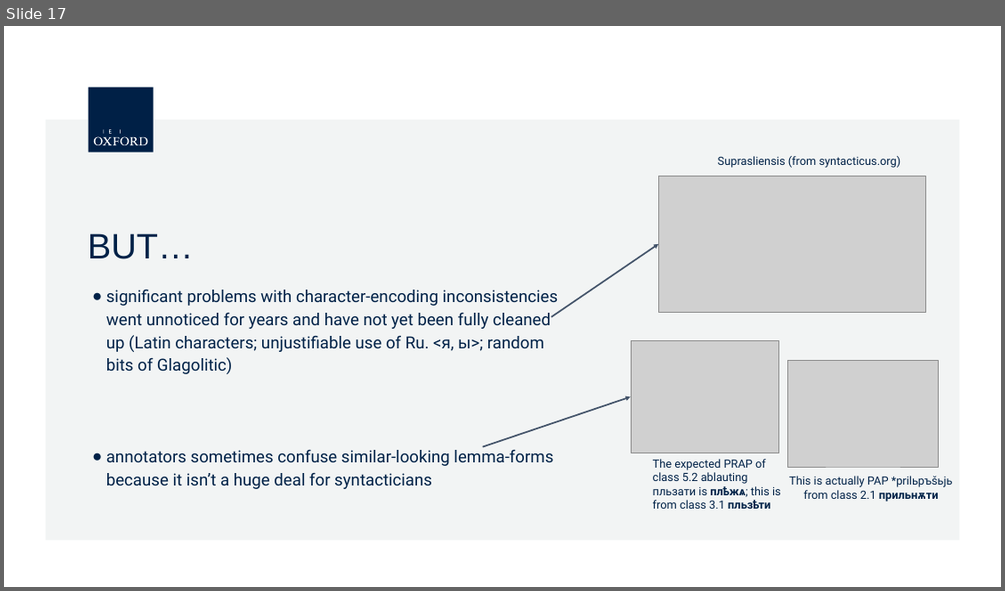
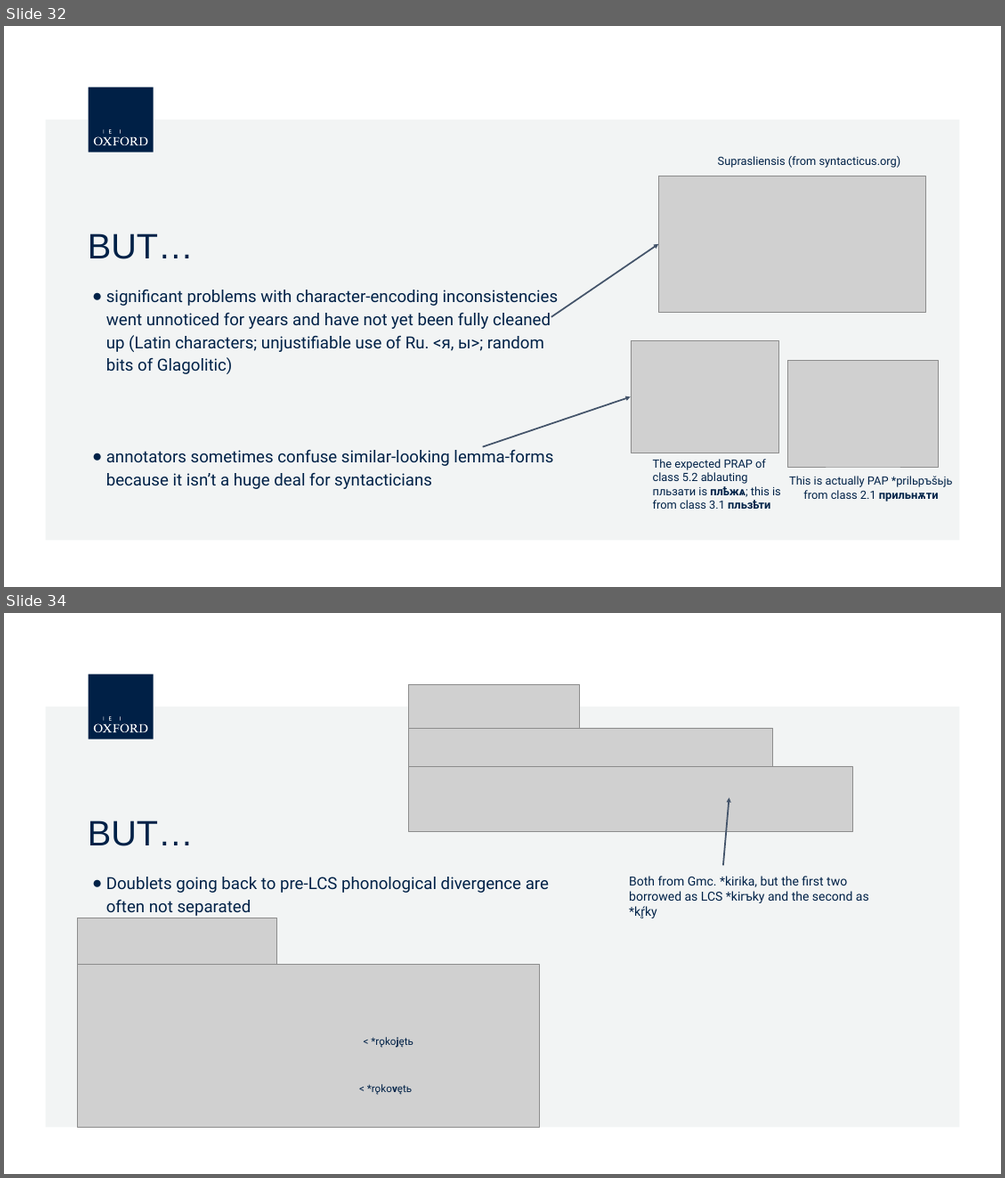
Before and after one commit to 12401453/torot_2023, a slide deck: presentation/Paris/computerised_phon_morph.pptx.odp. Shown one above the other, each under a label of ours: slide 17 before the commit, slides 32 and 34 after it; the slides between them are not shown. The pictures are 1005x591 and 1005x1178 pixels, drawn with LibreOffice and Linux fonts; fonts in the diff are those of the drawing; grey boxes stand for pictures; background and template pictures are left out. Boxes give left, top, right and bottom in pixels: in the first picture for what was removed or moved away, otherwise in the second. Text is boxed around its words. In the diff, an @@ line names an element or a change of style, - is before the commit and + after.

```diff
--- a/presentation/Paris/computerised_phon_morph.pptx.odp
+++ b/presentation/Paris/computerised_phon_morph.pptx.odp
@@ slide 34 added at box(4, 613, 1001, 1174), background #FFFFFF; not listed: 7 template elements that a slide beside it also shows @@
@@ picture added at box(408, 684, 579, 728) @@
@@ picture added at box(408, 728, 772, 767) @@
@@ picture added at box(408, 766, 851, 831) @@
@@ arrow added from (723, 865) to (728, 797), #44546A 3 pt @@
@@ title added at box(88, 820, 194, 846), 68 pt, text #002147 @@
+BUT…
@@ text added at box(106, 876, 549, 916), 32 pt, text #002147 @@
+● Doublets going back to pre-LCS phonological divergence are often not separated
@@ text added at box(629, 876, 869, 918), 24 pt, text #002147 @@
+Both from Gmc. *kirika, but the first two borrowed as LCS *kirъky and the second as *kŕ̥ky
@@ picture added at box(78, 917, 277, 965) @@
@@ picture added at box(78, 965, 539, 1127) @@
@@ text added at box(371, 1037, 413, 1047), 20 pt, text #002147 @@
+< *rǫkojętь
@@ text added at box(367, 1084, 412, 1094), 20 pt, text #002147 @@
+< *rǫkovętь
@@ what was slide 17 is now slide 32 @@
```
Also in this commit, not shown: 25 other slides added, 11 slides removed, 7 other files.
